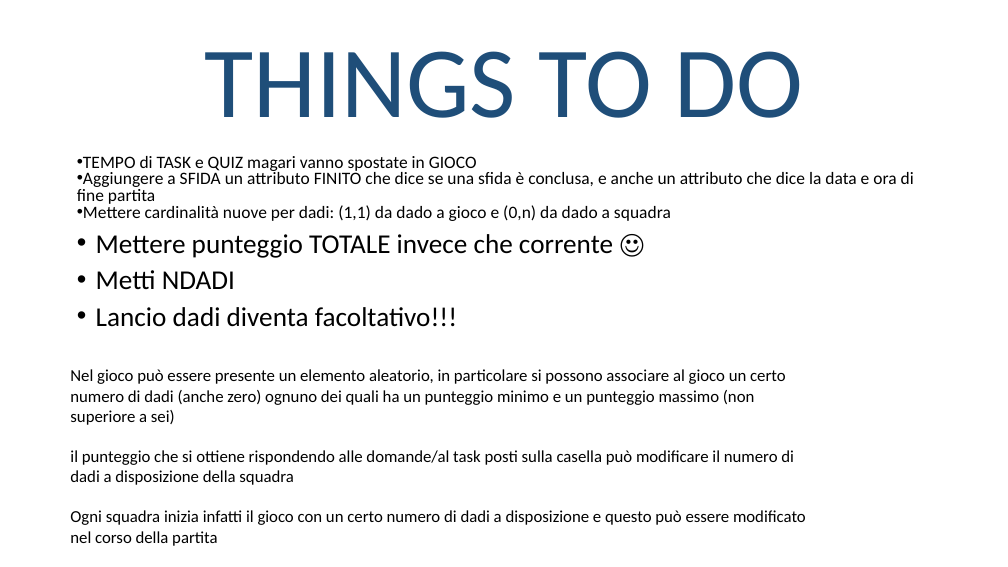
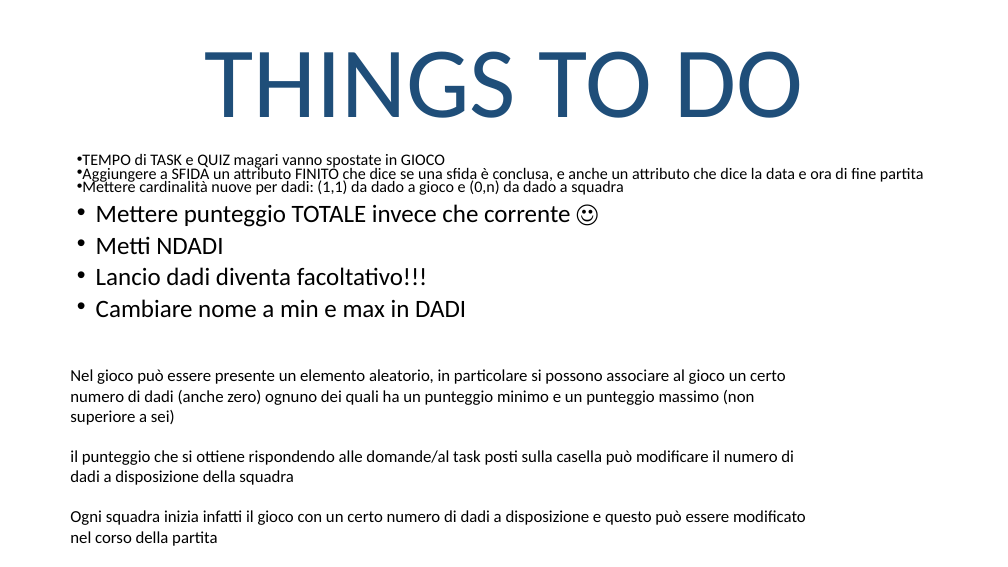
Before and after one commit to DavideGit-cs/BD_Progetto_Gruppo11, a slide deck: slide 21 of Vincoli_Domini_BDProgetto_finale.pptx (slide 20 before the commit). Drawn at 1008x567 pixels with LibreOffice and Linux fonts; fonts in the diff are those of the drawing. Boxes give left, top, right and bottom in pixels: in the first picture for what was removed or moved away, otherwise in the second. Text is boxed around its words. In the diff, an @@ line names an element or a change of style, - is before the commit and + after.

```diff
--- a/Vincoli_Domini_BDProgetto_finale.pptx
+++ b/Vincoli_Domini_BDProgetto_finale.pptx
@@ text at (x1=82, y1=154, x2=924, y2=286): size 16.6 to 15.3 pt in "TEMPO di TASK e QUIZ magari vanno ...", "Aggiungere a SFIDA un attributo FINITO che ...", "Mettere cardinalità nuove per dadi: (1,1) da ..."; size 25.9 to 23.8 pt in "Mettere punteggio TOTALE invece che corrente ☺", "Metti NDADI", "Lancio dadi diventa facoltativo!!!"; line spacing 0.8 to 0.7 @@
@@ text at (x1=96, y1=299, x2=466, y2=318): paragraph added @@
+• Cambiare nome a min e max in DADI
```
Also in this commit, not shown: 6 other slides changed, 1 slide added, 3 other files.
